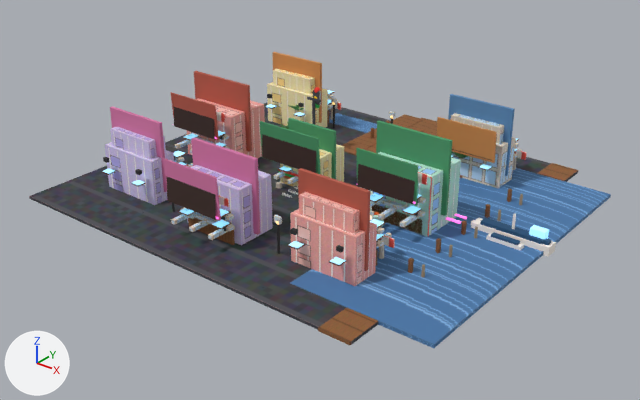
A saved change to the glTF model server/src/main/resources/public/models/city.glb.
Rendered twice from a 50 mm lens placed at (20.9, -25.7, 15.4), pointed at (0.8, -0.5, -0.2). The lights are fixed; the arrows at lower left show +X, +Y and +Z. The picture after the commit comes second. Where no turn or scale is listed for an object, it has been applied to the vertices. Vertices at exactly the same position are counted once.

In view in the first picture: 'ground', 'props', 'shop_neon', 'sign_face_711', 'sign_face_711_frame', 'sign_face_arcade', 'sign_face_arcade_frame', 'sign_face_bubble', 'sign_face_bubble_frame', 'sign_face_claw', 'sign_face_claw_frame', 'sign_face_snack', 'sign_face_snack_frame', 'walls' and 3 more.
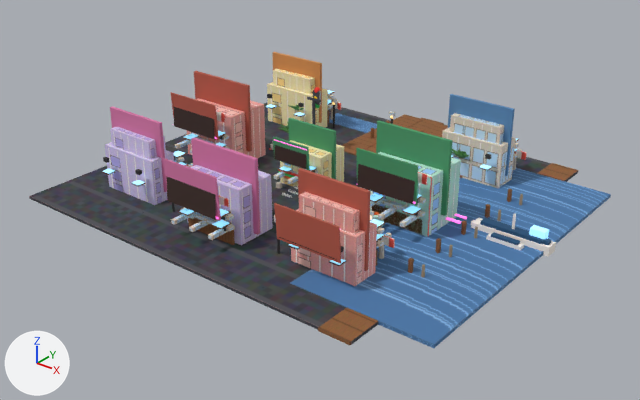
The change, as a list of edits to the scene's bpy script:
```text
Change me_shop_neon:
    remove me_shop_neon.from_pydata(...)  # 56 vertices, 84 faces; spans x -6.12..6.12, y -6.68..-1.39, z 1.5..3.1
    add me_shop_neon.from_pydata(...)  # 56 vertices, 84 faces; spans x -6.12..6.12, y -6.68..-1.3, z 1.5..3.1
    me_shop_neon part 1: the loose piece of 8 vertices spanning x -1.43..1.43, y -1.45..-1.39, z 2.72..2.78 is scaled about its middle by (0.592, 0.999, 0.834), then moved by (0.0, 0.09, -0.51)
Change me_sign_face_711:
    remove me_sign_face_711.from_pydata(...)  # 4 vertices, 2 faces; spans x -1.38..1.38, y -1.48..-1.4, z 1.39..2.81
    add me_sign_face_711.from_pydata(...)  # 4 vertices, 2 faces; spans x -0.81..0.81, y -1.38..-1.32, z 1.43..2.29
    me_sign_face_711 part 2
    me_sign_face_711.vertices[0].co: (1.37, -1.4, 2.81) -> (0.81, -1.32, 2.29)  # pixel (316, 139) -> pixel (306, 148)
    me_sign_face_711.vertices[1].co: (-1.38, -1.4, 2.81) -> (-0.81, -1.32, 2.29)  # pixel (262, 123) -> pixel (274, 138)
    me_sign_face_711.vertices[2].co: (-1.37, -1.48, 1.39) -> (-0.81, -1.38, 1.43)  # pixel (262, 157) -> pixel (274, 158)
    me_sign_face_711.vertices[3].co: (1.38, -1.48, 1.39) -> (0.81, -1.38, 1.43)  # not seen -> pixel (305, 169)
Change me_sign_face_711_frame:
    remove me_sign_face_711_frame.from_pydata(...)  # 8 vertices, 12 faces; spans x -1.48..1.48, y -1.46..-1.3, z 1.31..2.89
    add me_sign_face_711_frame.from_pydata(...)  # 8 vertices, 12 faces; spans x -0.89..0.89, y -1.36..-1.24, z 1.37..2.35
    me_sign_face_711_frame part 3
    me_sign_face_711_frame.vertices[0].co: (-1.48, -1.36, 1.31) -> (-0.89, -1.3, 1.37)  # pixel (262, 157) -> pixel (274, 159)
    me_sign_face_711_frame.vertices[1].co: (-1.48, -1.46, 2.89) -> (-0.89, -1.36, 2.35)  # pixel (259, 121) -> pixel (272, 136)
    me_sign_face_711_frame.vertices[2].co: (-1.48, -1.3, 1.31) -> (-0.89, -1.24, 1.37)  # pixel (263, 156) -> pixel (275, 158)
    me_sign_face_711_frame.vertices[3].co: (-1.48, -1.4, 2.89) -> (-0.89, -1.3, 2.35)  # pixel (260, 120) -> pixel (273, 136)
    me_sign_face_711_frame.vertices[4].co: (1.48, -1.36, 1.31) -> (0.89, -1.3, 1.37)  # not seen -> pixel (308, 170)
    me_sign_face_711_frame.vertices[5].co: (1.48, -1.46, 2.89) -> (0.89, -1.36, 2.35)  # pixel (317, 138) -> pixel (307, 147)
    me_sign_face_711_frame.vertices[6].co: (1.48, -1.3, 1.31) -> (0.89, -1.24, 1.37)  # pixel (320, 175) -> pixel (309, 169)
    me_sign_face_711_frame.vertices[7].co: (1.48, -1.4, 2.89) -> (0.89, -1.3, 2.35)  # pixel (318, 138) -> pixel (308, 147)
Change me_sign_face_snack:
    remove me_sign_face_snack.from_pydata(...)  # 4 vertices, 2 faces; spans x 3.62..6.07, y 3.81..3.9, z 1.46..2.64
    add me_sign_face_snack.from_pydata(...)  # 4 vertices, 2 faces; spans x 3.62..6.07, y -6.19..-6.1, z 1.39..2.57
    me_sign_face_snack part 4: the whole mesh is moved by (0.0, -10.0, -0.07)
Change me_sign_face_snack_frame:
    remove me_sign_face_snack_frame.from_pydata(...)  # 8 vertices, 12 faces; spans x 3.52..6.18, y 3.71..3.88, z 1.38..2.72
    remove me_sign_face_snack_frame.materials.append(mat_roof_tile_orange)  # orange #d89050
    add me_sign_face_snack_frame.from_pydata(...)  # 8 vertices, 12 faces; spans x 3.52..6.18, y -6.29..-6.12, z 1.31..2.65
    me_sign_face_snack_frame part 5: the whole mesh is moved by (0.0, -10.0, -0.07)
    add me_sign_face_snack_frame.materials.append(mat_roof_tile_red)  # red #b85a48
```

Changed parts and their boxes (x1, y1, x2, y2) in the pictures (640 x 400 px; the box of a moved part takes in the faces that stretch with it):
'sign_face_snack_frame', recoloured, moved: before (437, 117, 497, 163); after (274, 203, 341, 263)
'sign_face_711', reshaped (40% narrower, 38% shorter): before (262, 134, 316, 173); after (274, 145, 306, 169)
'sign_face_711_frame', reshaped (38% narrower, 35% shorter): before (260, 121, 320, 174); after (273, 136, 310, 170)
'sign_face_snack', mesh moved: before (452, 149, 492, 161); after (279, 208, 337, 260)
part 1 of me_shop_neon, moved or reshaped (not visible before): after (274, 139, 307, 150)
